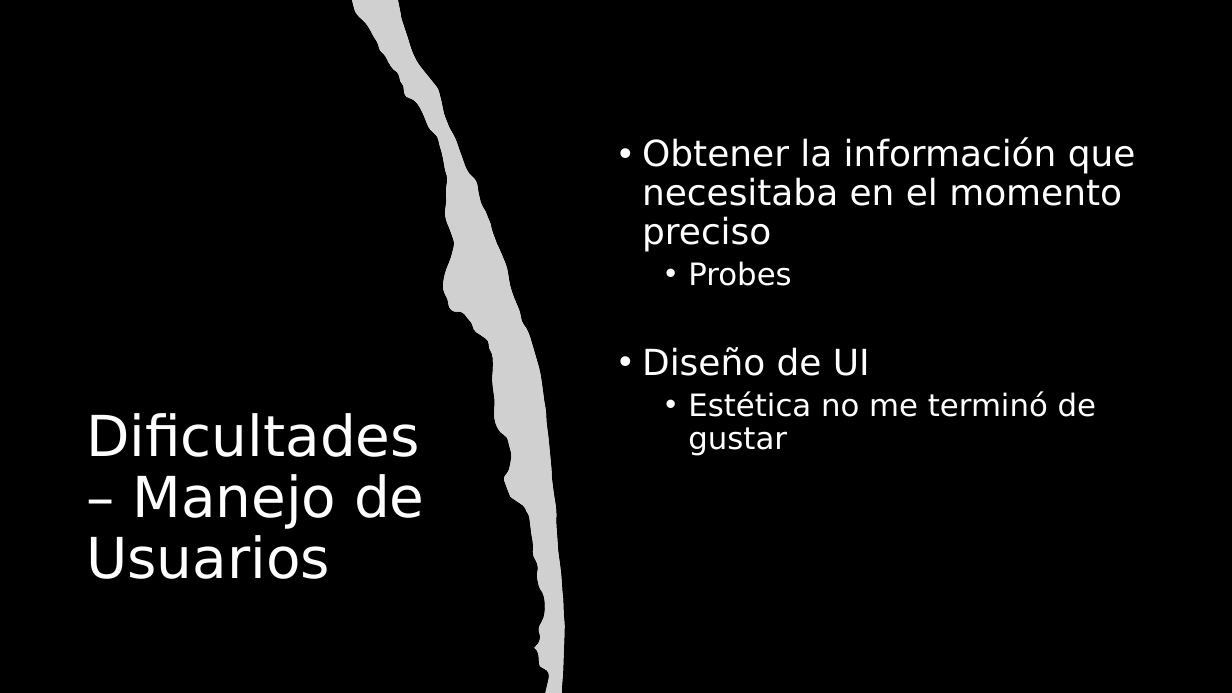
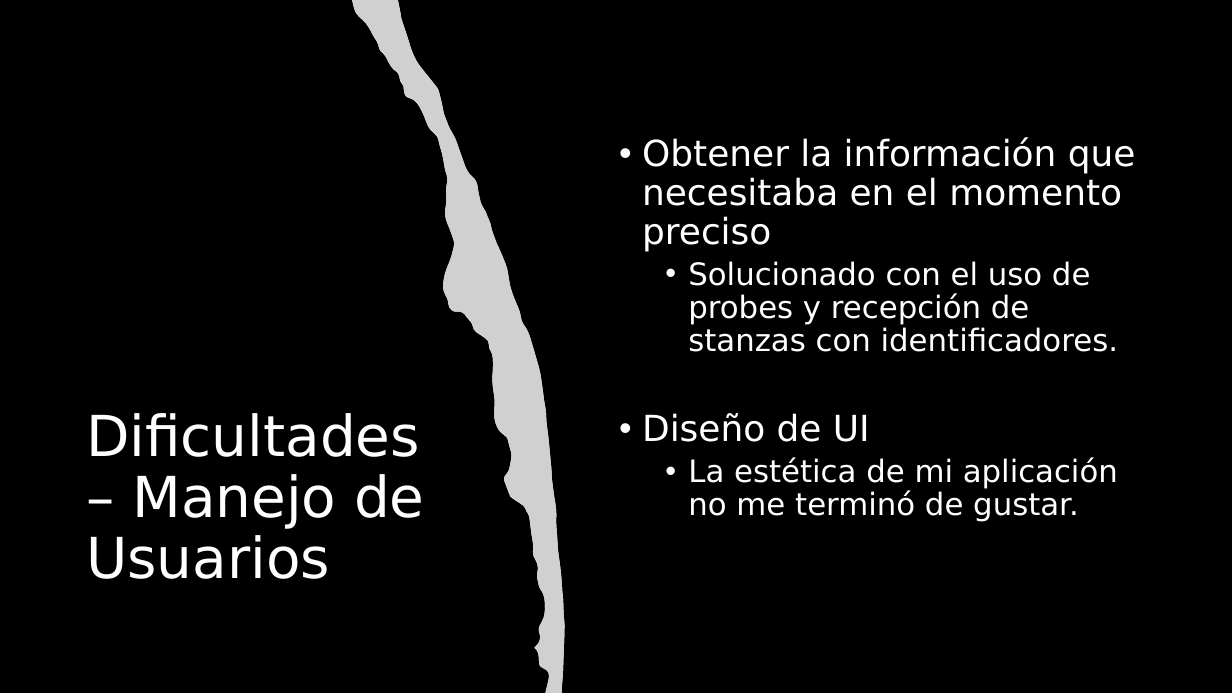
Before and after one commit to FranzCastillo/XMPP-CHAT, a slide deck: slide 5 of docs/XMPP Chat.pptx. Drawn at 1232x693 pixels with LibreOffice and Linux fonts; fonts in the diff are those of the drawing; grey boxes stand for pictures. Boxes give left, top, right and bottom in pixels: in the first picture for what was removed or moved away, otherwise in the second. Text is boxed around its words. In the diff, an @@ line names an element or a change of style, - is before the commit and + after.

```diff
--- a/docs/XMPP Chat.pptx
+++ b/docs/XMPP Chat.pptx
@@ text at (688,261,1118,352): text changed @@
-  • Probes
+  • Solucionado con el uso de probes y recepción de stanzas con identificadores.
@@ text at (688,457,1118,522): text changed @@
-  • Estética no me terminó de gustar
+  • La estética de mi aplicación no me terminó de gustar.
```
Also in this commit, not shown: 2 other slides changed, 1 slide added.
